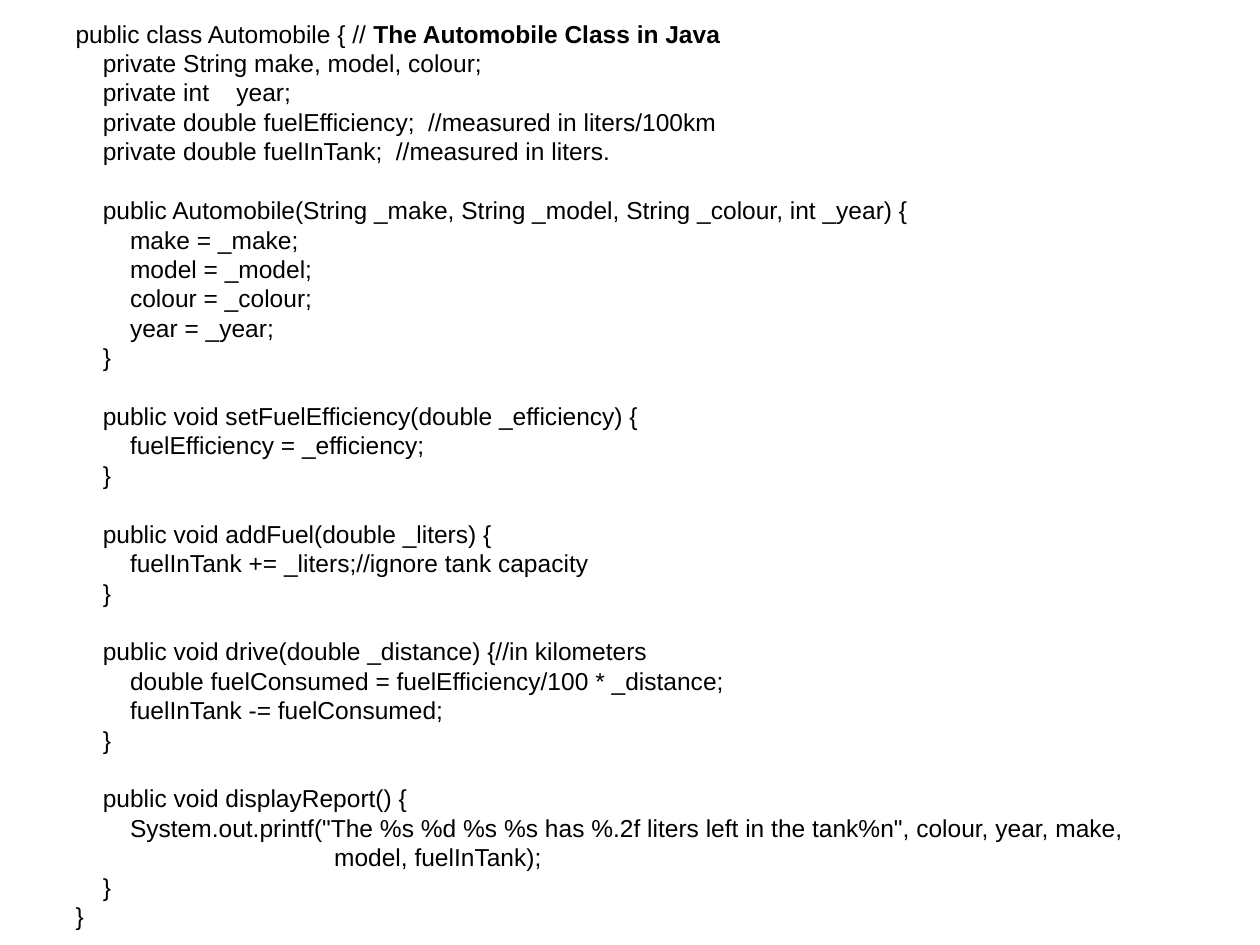
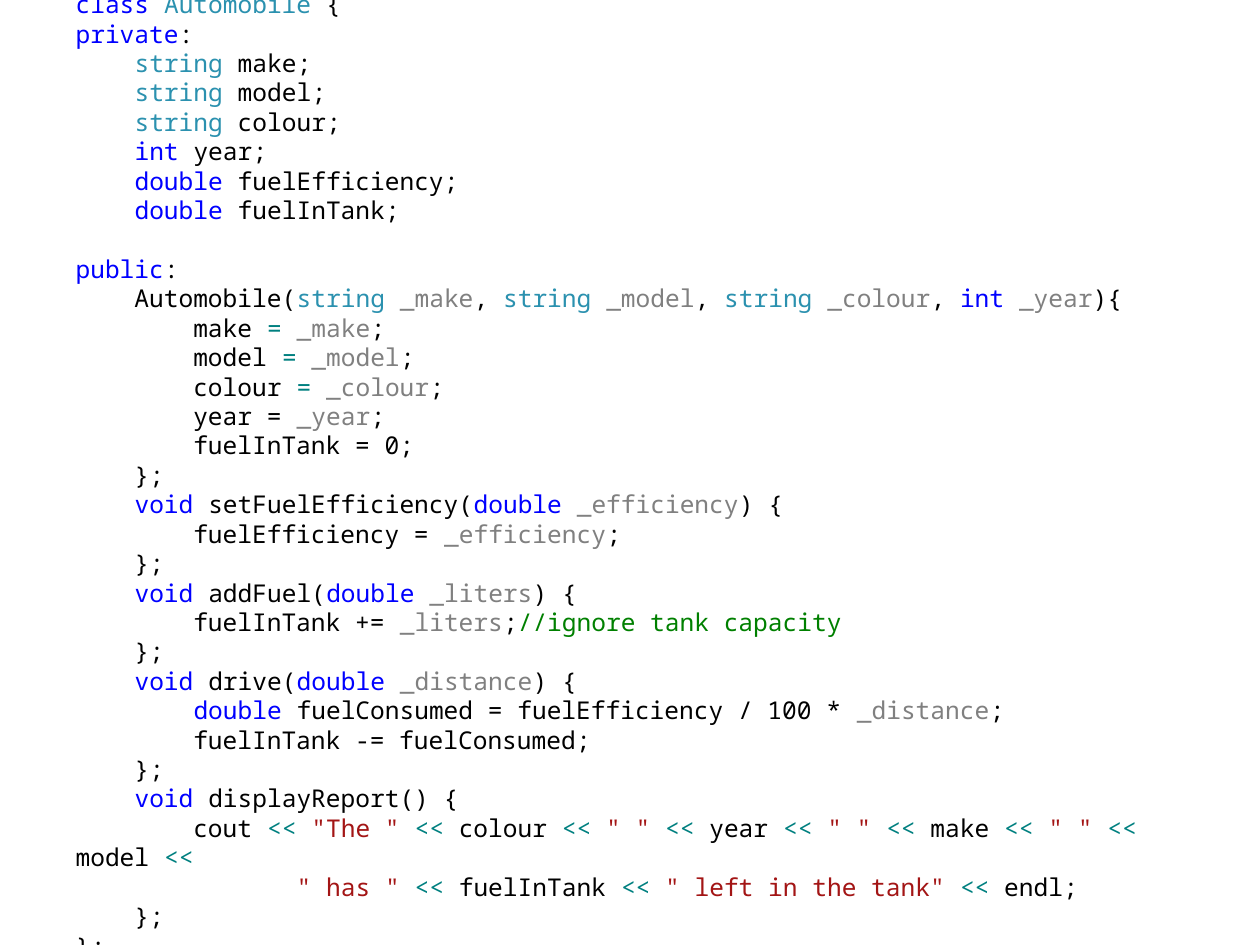
Before and after one commit to MWATLER/MWATLER.github.io, a slide deck: slide 9 of btp200/Week1/TravelSimulator/ObjectOrientedProgramming.ppt. Drawn at 1260x945 pixels with LibreOffice and Linux fonts; fonts in the diff are those of the drawing. Boxes give left, top, right and bottom in pixels: in the first picture for what was removed or moved away, otherwise in the second. Text is boxed around its words. In the diff, an @@ line names an element or a change of style, - is before the commit and + after.

```diff
--- a/btp200/Week1/TravelSimulator/ObjectOrientedProgramming.ppt
+++ b/btp200/Week1/TravelSimulator/ObjectOrientedProgramming.ppt
@@ title at (76,0,1122,900): text changed; font Arial to Noto Sans Mono @@
-public class Automobile { // The Automobile Class in Java
-private String make, model, colour;
-private int year;
-private double fuelEfficiency; //measured in liters/100km
-private double fuelInTank; //measured in liters.
-public Automobile(String _make, String _model, String _colour, int _year) {
-make = _make;
-model = _model;
-colour = _colour;
-year = _year;
-}
-public void setFuelEfficiency(double _efficiency) {
-fuelEfficiency = _efficiency;
-}
-public void addFuel(double _liters) {
-fuelInTank += _liters;//ignore tank capacity
-}
-public void drive(double _distance) {//in kilometers
-double fuelConsumed = fuelEfficiency/100 * _distance;
-fuelInTank -= fuelConsumed;
-}
-public void displayReport() {
-System.out.printf("The %s %d %s %s has %.2f liters left in the tank%n", colour, year, make,
-model, fuelInTank);
-}
-}
+class Automobile {
+private:
+string make;
+string model;
+string colour;
+int year;
+double fuelEfficiency;
+double fuelInTank;
+public:
+Automobile(string _make, string _model, string _colour, int _year){
+make = _make;
+model = _model;
+colour = _colour;
+year = _year;
+fuelInTank = 0;
+};
+void setFuelEfficiency(double _efficiency) {
+fuelEfficiency = _efficiency;
+};
+void addFuel(double _liters) {
+fuelInTank += _liters;//ignore tank capacity
+};
+void drive(double _distance) {
+double fuelConsumed = fuelEfficiency / 100 * _distance;
+fuelInTank -= fuelConsumed;
+};
+void displayReport() {
+cout << "The " << colour << " " << year << " " << make << " " << model <<
+" has " << fuelInTank << " left in the tank" << endl;
+};
+};
```
Also in this commit, not shown: 6 other slides changed.
